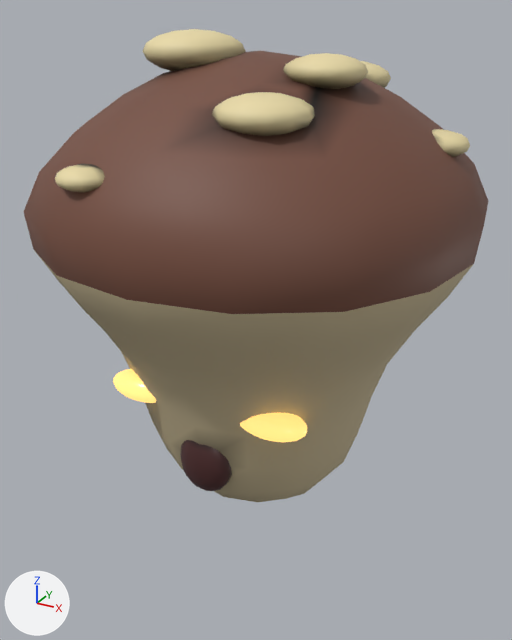
One commit to the glTF model public/models/oomadoromi.glb: the scene before it, then after it.
Rendered twice from a 50 mm lens placed at (0.402, -0.74, 0.708), pointed at (-0.001, -0.007, 0.342). The lights are fixed; the arrows at lower left show +X, +Y and +Z. The picture after the commit comes second. Vertices at exactly the same position are counted once.

The scene before the commit, as lines of its bpy script (objects in view):
```python
me_oomadoromi = bpy.data.meshes.new('oomadoromi')
me_oomadoromi.from_pydata(...)  # 1312 vertices, 2580 faces; spans x -0.264..0.264, y -0.264..0.264, z 0.096..0.687
# faces by material slot: [256, 192, 704, 252, 1176]
me_oomadoromi.materials.append(mat_oomadoromi_stem)
me_oomadoromi.materials.append(mat_oomadoromi_cap)
me_oomadoromi.materials.append(mat_oomadoromi_eye)
me_oomadoromi.materials.append(mat_oomadoromi_mouth_m)
me_oomadoromi.materials.append(mat_oomadoromi_spot)
ob_oomadoromi = bpy.data.objects.new('oomadoromi', me_oomadoromi)
ob_oomadoromi.location = (0.0, 0.0, 0.0)
```
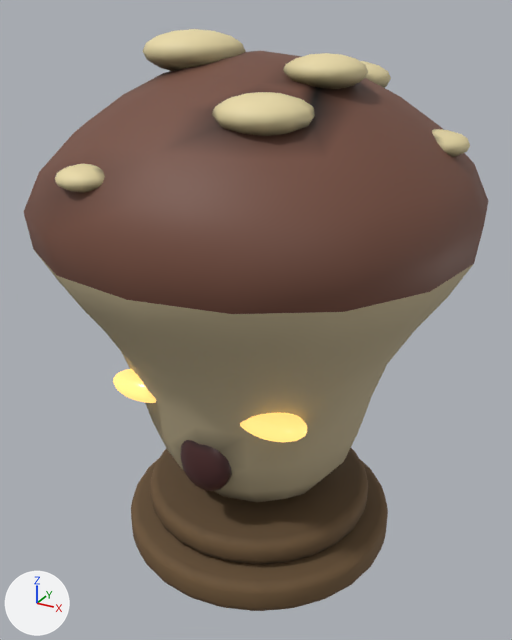
The change, as a diff of the scene's bpy script:
```diff
--- a/public/models/oomadoromi.glb.py
+++ b/public/models/oomadoromi.glb.py
@@ mat_oomadoromi_root @@
+mat_oomadoromi_root = bpy.data.materials.new('oomadoromi_root')
+# nodes: BsdfPrincipled, Mix, OutputMaterial, VertexColor
+# colours: brown #705738, mixed with the vertex colours
@@ me_oomadoromi @@
 # used by ob_oomadoromi; location = (0.0, 0.0, 0.0)
-me_oomadoromi.from_pydata(...)  # 1312 vertices, 2580 faces; spans x -0.264..0.264, y -0.264..0.264, z 0.096..0.687
+me_oomadoromi.from_pydata(...)  # 2040 vertices, 4028 faces; spans x -0.264..0.264, y -0.264..0.264, z 0.022..0.687
+# me_oomadoromi part 1: a new loose piece of 364 vertices spanning x -0.184..0.184, y -0.184..0.184, z 0.022..0.068, in mat_oomadoromi_root
+# me_oomadoromi part 2: a new loose piece of 364 vertices spanning x -0.154..0.154, y -0.154..0.154, z 0.069..0.107, in mat_oomadoromi_root
+# me_oomadoromi part 3: 1643 kept faces spanning x -0.219..0.243, y -0.246..0.259, z 0.096..0.68 get new vertex colours
 me_oomadoromi.materials.append(mat_oomadoromi_stem)
@@ me_oomadoromi @@
 me_oomadoromi.materials.append(mat_oomadoromi_spot)
+me_oomadoromi.materials.append(mat_oomadoromi_root)
```

Pixel boxes (x1, y1, x2, y2) of what changed, in the pictures (512 x 640 px):
'oomadoromi', reshaped (23% taller)
    before: (24, 29, 488, 502)
    after: (24, 29, 488, 611)
part 1 of me_oomadoromi, added (brown)
    after: (131, 460, 388, 611)
part 2 of me_oomadoromi, added (brown)
    after: (151, 448, 368, 564)
part 3 of me_oomadoromi, recoloured
    both: (54, 160, 352, 502)
